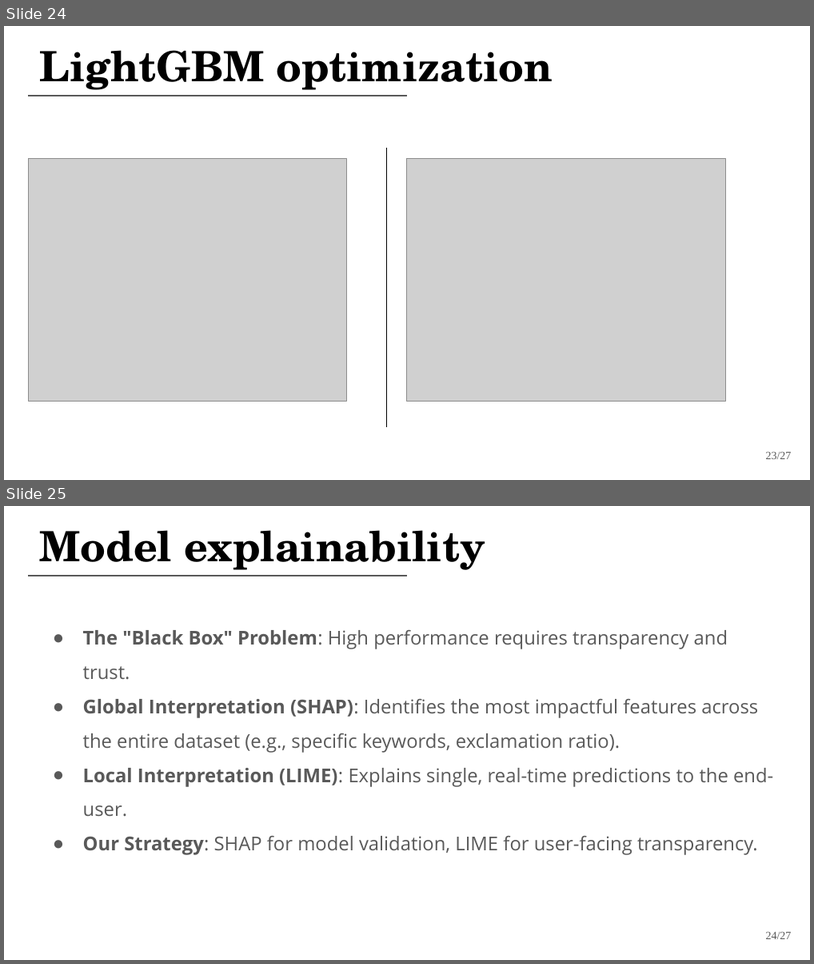
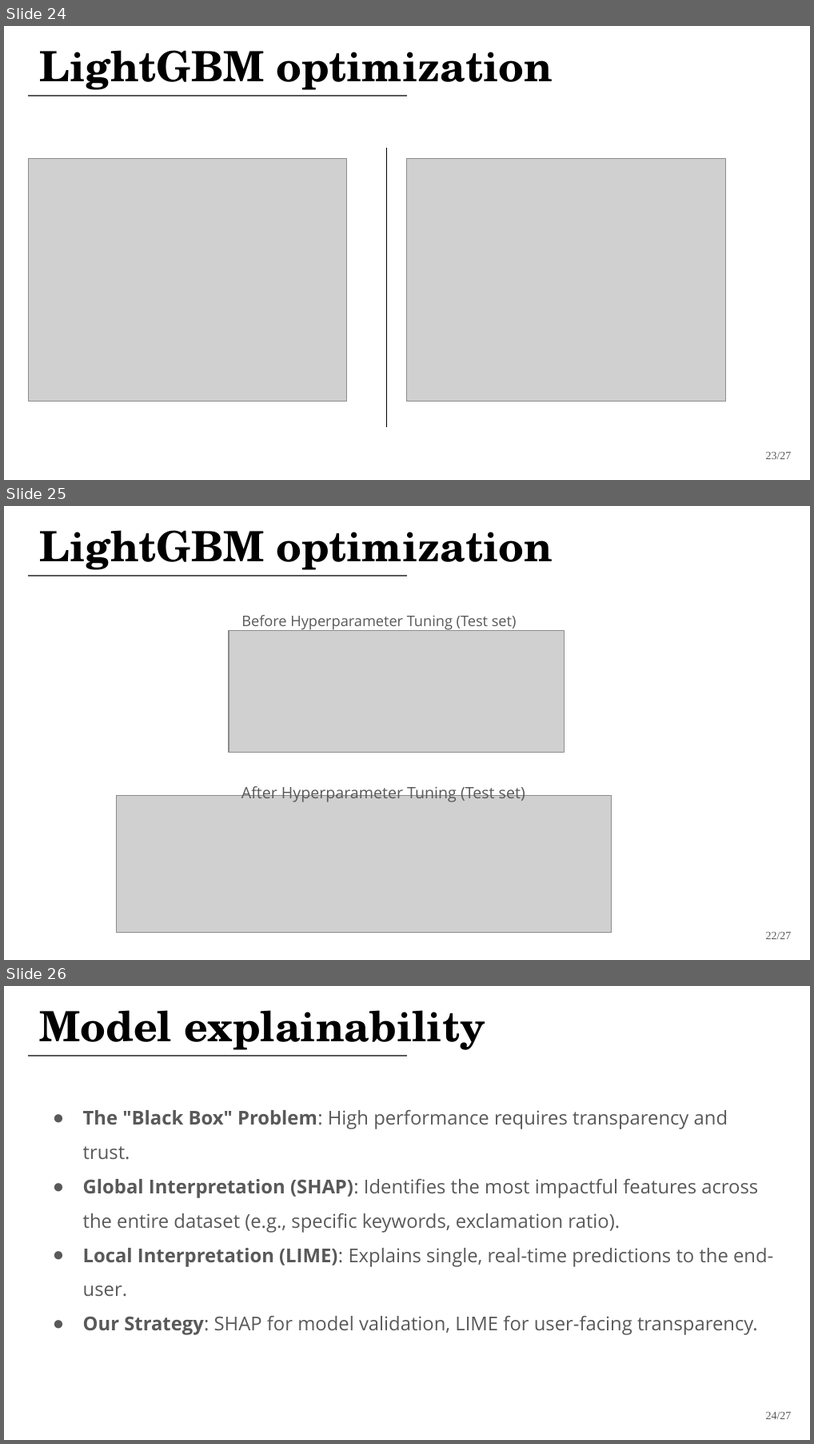
Before and after one commit to jackomazi/data-mining-and-machine-learning-project, a slide deck: fake_news_detector.pptx. Shown one above the other, each under a label of ours: slides 24 and 25 before the commit, slides 24, 25 and 26 after it. The pictures are 814x964 and 814x1444 pixels, drawn with LibreOffice and Linux fonts; fonts in the diff are those of the drawing; grey boxes stand for pictures. Boxes give left, top, right and bottom in pixels: in the first picture for what was removed or moved away, otherwise in the second. Text is boxed around its words. In the diff, an @@ line names an element or a change of style, - is before the commit and + after.

Commit message:
Add PDF and update PPTX for fake_news_detector
Add a generated PDF export of the fake_news_detector presentation and replace the existing PowerPoint (.pptx) with an updated binary version. This commit adds fake_news_detector.pdf and updates fake_news_detector.pptx to include the latest slide changes.

```diff
--- a/fake_news_detector.pptx
+++ b/fake_news_detector.pptx
@@ slide 25 added at (4, 506, 810, 960), background #FFFFFF @@
@@ title added at (39, 530, 553, 570), 37.2 pt, text #000000, bold @@
+LightGBM optimization
@@ line added from (28, 576) to (407, 576), #595959 0.75 pt @@
@@ text added at (242, 615, 517, 631), 12.9 pt, text #595959 @@
+Before Hyperparameter Tuning (Test set)
@@ picture added at (229, 630, 565, 752) @@
@@ text added at (242, 784, 526, 802), 14 pt, text #595959 @@
+After Hyperparameter Tuning (Test set)
@@ picture added at (117, 795, 611, 932) @@
@@ text added at (766, 932, 792, 939), 10 pt, text #595959 @@
+22/27
@@ what was slide 25 is now slide 26 @@
```
Also in this commit, not shown: 1 other file.
